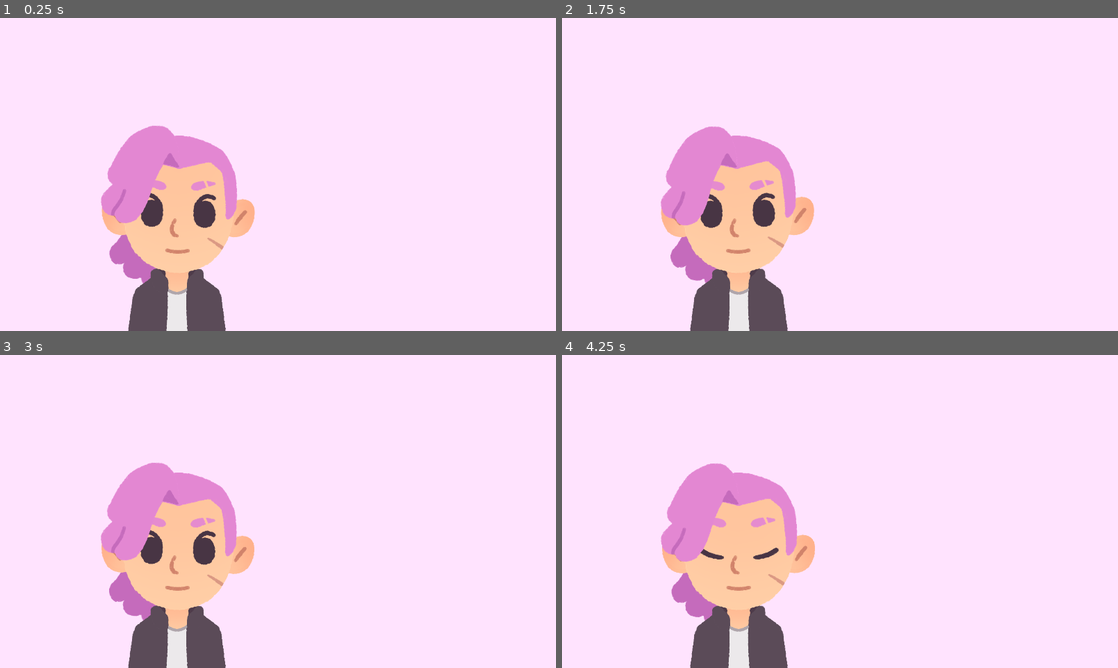
Above: before the commit, frames 1-4 (two rows, left to right).
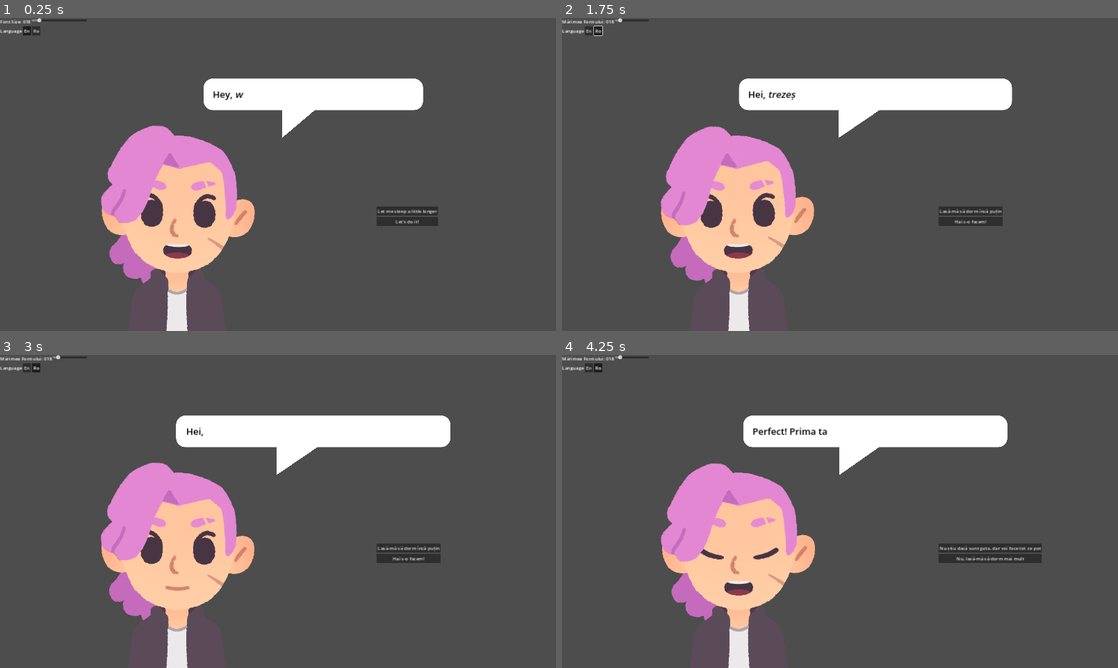
Above: after the commit, the same moments.

Repository: gdquest-demos/godot-4-new-features
Game: Godot game, scene res://dialog_tree/dialogue_tree_ui.tscn
The game is run twice, just before and just after one commit, with the same random seed, the same clock (stepped at 60 frames per second) and the same inputs. The project has no main scene, so this scene is started directly.
Inputs (mouse positions are in pixels of both pictures, inside the frame that each line leads up to):
- Up to frame 1 (0.25 s): no input
- Up to frame 2 (1.75 s): click (589, 30) at 0.5 s, where only the run after the commit has a clickable "En"; click (600, 30) at 1.25 s, where only the run after the commit has a clickable "Ro"
- Up to frame 3 (3 s): click (405, 549) at 2 s, where only the run after the commit has a clickable "Lasă-mă să dorm încă puțin"; click (417, 549) at 2.75 s, where only the run after the commit has a clickable "Nu, chiar așa, lasă-mă să mai…"
- Up to frame 4 (4.25 s): click (967, 558) at 3.5 s, where only the run after the commit has a clickable "Hai s-o facem!"

The runs differ from the first frame. In frame 1, 88% of the frame differs, in the area x 0-100%, y 0-100%; in frame 2, 88%; in frame 3, 88%; in frame 4, 88%.

Commit message:
feat(dialog_tree): port functionality to puppet scene

Diff:
--- a/dialog_tree/assets/bubble/speech_bubble.gd
+++ b/dialog_tree/assets/bubble/speech_bubble.gd
@@ -1,4 +1,5 @@
 extends Control
+
 
 @onready var panel = $Panel
 @onready var margin = $Margin
@@ -15,13 +16,15 @@
 signal vowel
 signal speech_end
 
+
 func _ready():
 	margin.connect("resized", _on_resized)
 	scale = Vector2.ZERO
 	modulate.a = 0.0
 
+
 func write(text : String):
-	if !_is_open:
+	if not _is_open:
 		open()
 	audio_stream_player.play()
 
@@ -34,6 +37,11 @@
 	_text_tween = create_tween()
 	_text_tween.tween_method(_tween_text, 0.0, 1.0, text.length() / 30.0)
 	_text_tween.tween_callback(emit_signal.bind("speech_end"))
+
+
+func set_font_size(new_size: int) -> void:
+	rich_text_label.text = "[font_size={0}]{1}[/font_size]".format([new_size, rich_text_label.get_parsed_text()])
+
 
 func _tween_text(progress):
 	rich_text_label.visible_ratio = progress
--- a/dialog_tree/dialogue_tree.gd
+++ b/dialog_tree/dialogue_tree.gd
@@ -102,7 +102,7 @@
 func set_text(font_size: int) -> void:
 	var text: String = _dialogue[_line_id][_language].text
 	font_size_label.text = "%s: %03d" % [_font_size_text[_language], font_size]
-	rich_text_label.bbcode_text = "[font_size={0}]{1}[/font_size]".format([font_size, text])
+	rich_text_label.text = "[font_size={0}]{1}[/font_size]".format([font_size, text])
 
 
 func set_expression(expression: String) -> void:
--- a/dialog_tree/dialogue_tree_ui.gd
+++ b/dialog_tree/dialogue_tree_ui.gd
@@ -1,6 +1,93 @@
 extends Node
 
+var _languages_button_group := ButtonGroup.new()
+var _line_id := 0
+var _language := "en"
+var _font_size_text := {
+	"en": "Font Size",
+	"ro": "Mărimea Font-ului",
+}
+var _dialogue := [
+	{
+		"expression": "neutral",
+		"en": {
+			"text": "Hey, [i]wake up![/i] It's time to make video games.",
+			"buttons": {
+				"Let me sleep a little longer": 2,
+				"Let's do it!": 1,
+			},
+		},
+		"ro": {
+			"text": "Hei, [i]trezește-te![/i] A venit timpul pentru a face jocuri video.",
+			"buttons": {
+				"Lasă-mă să dorm încă puțin": 2,
+				"Hai s-o facem!": 1,
+			},
+		},
+	},
+	{
+		"expression": "neutral",
+		"en": {
+			"text": "Great! Your first task will be to write a [b]dialogue tree[/b].",
+			"buttons": {
+				"I'm not sure if i'm ready, but i will do my best": 3,
+				"No, let me go back to sleep": 2,
+			},
+		},
+		"ro": {
+			"text": "Perfect! Prima ta sarcină e să scrii un [b]arbore de dialog[/b].",
+			"buttons": {
+				"Nu știu dacă sunt gata, dar voi face tot ce pot": 3,
+				"Nu, lasă-mă să dorm mai mult": 2,
+			},
+		},
+	},
+	{
+		"expression": "sad",
+		"en": {
+			"text": "Oh, come on! It'll be fun.",
+			"buttons": {
+				"No, really, let me go back to sleep": 0,
+				"Alright, I'll try": 3,
+			},
+		},
+		"ro": {
+			"text": "Ehh, hai! O să fie distractiv.",
+			"buttons": {
+				"Nu, chiar așa, lasă-mă să mai dorm": 0,
+				"Bine, voi încerca": 3,
+			}
+		},
+	},
+	{
+		"expression": "happy",
+		"en": {
+			"text": "That's the spirit! You can do it!\n[wave][b]YOU WIN[/b][/wave]",
+			"buttons": {"Quit": -1},
+		},
+		"ro": {
+			"text": "Ăsta-i spiritul! Hai că poți!\n[wave][b]AI CÂȘTIGAT[/b][/wave]",
+			"buttons": {"Ieși": -1}
+		},
+	},
+]
+
+
 @onready var speech_bubble = $TopUI/SpeechBubble
+@onready var action_buttons := %ActionButtons
+@onready var languages_row := %LanguagesRow
+@onready var font_size_label := %FontSizeLabel
+@onready var slider := %FontSizeSlider
+
+
+func _ready() -> void:
+	_languages_button_group.connect("pressed", set_language)
+	slider.connect("value_changed", set_font_size)
+	for node in languages_row.get_children():
+		if node is Button:
+			node.button_group = _languages_button_group
+	show_line(_line_id)
+
 
 func _input(_event):
 	var sentences = [
@@ -14,3 +101,39 @@
 	if Input.is_action_just_pressed("ui_accept"):
 		var s = sentences.pick_random()
 		speech_bubble.write(s)
+
+
+func show_line(id: int) -> void:
+	_line_id = id
+	var line_data: Dictionary = _dialogue[id]
+	set_text(slider.value)
+	for button in action_buttons.get_children():
+		button.queue_free()
+	create_buttons(line_data[_language].buttons)
+
+
+func set_font_size(new_size: int) -> void:
+	font_size_label.text = "%s: %03d" % [_font_size_text[_language], new_size]
+	speech_bubble.set_font_size(new_size)
+
+
+func set_text(font_size: int) -> void:
+	set_font_size(font_size)
+	var text: String = _dialogue[_line_id][_language].text
+	speech_bubble.write(text)
+
+
+func set_language(_button: Button) -> void:
+	_language = _languages_button_group.get_pressed_button().text.to_lower()
+	set_text(slider.value)
+	for idx in range(action_buttons.get_children().size()):
+		action_buttons.get_child(idx).text = _dialogue[_line_id][_language].buttons.keys()[idx]
+
+
+func create_buttons(buttons_data: Dictionary) -> void:
+	for text in buttons_data:
+		var button := Button.new()
+		button.text = text
+		action_buttons.add_child(button)
+		var target_line_id = buttons_data[text]
+		button.connect("pressed", show_line.bind(target_line_id) if target_line_id >= 0 else get_tree().quit)
--- a/dialog_tree/dialogue_tree_ui.tscn
+++ b/dialog_tree/dialogue_tree_ui.tscn
@@ -15,6 +15,52 @@
 offset_right = 1114.0
 offset_bottom = 295.0
 
+[node name="VBoxContainer" type="VBoxContainer" parent="TopUI"]
+offset_right = 300.0
+offset_bottom = 61.0
+
+[node name="HBoxContainer" type="HBoxContainer" parent="TopUI/VBoxContainer"]
+layout_mode = 2
+
+[node name="FontSizeLabel" type="Label" parent="TopUI/VBoxContainer/HBoxContainer"]
+unique_name_in_owner = true
+layout_mode = 2
+text = "Font size: 000"
+
+[node name="FontSizeSlider" type="HSlider" parent="TopUI/VBoxContainer/HBoxContainer"]
+unique_name_in_owner = true
+layout_mode = 2
+size_flags_horizontal = 3
+min_value = 8.0
+value = 18.0
+rounded = true
+
+[node name="LanguagesRow" type="HBoxContainer" parent="TopUI/VBoxContainer"]
+unique_name_in_owner = true
+layout_mode = 2
+
+[node name="Label" type="Label" parent="TopUI/VBoxContainer/LanguagesRow"]
+layout_mode = 2
+text = "Language"
+
+[node name="EN" type="Button" parent="TopUI/VBoxContainer/LanguagesRow"]
+layout_mode = 2
+toggle_mode = true
+button_pressed = true
+text = "En"
+
+[node name="RO" type="Button" parent="TopUI/VBoxContainer/LanguagesRow"]
+layout_mode = 2
+toggle_mode = true
+text = "Ro"
+
+[node name="ActionButtons" type="VBoxContainer" parent="TopUI"]
+unique_name_in_owner = true
+offset_left = 1300.0
+offset_top = 650.0
+offset_right = 1340.0
+offset_bottom = 690.0
+
 [node name="World" type="Node2D" parent="."]
 
 [node name="PinkHairCharacter" parent="World" instance=ExtResource("1_dk2d5")]
@@ -25,6 +71,7 @@
 layer = -1
 
 [node name="BackgroundColor" type="ColorRect" parent="Background"]
+visible = false
 anchors_preset = 15
 anchor_right = 1.0
 anchor_bottom = 1.0
